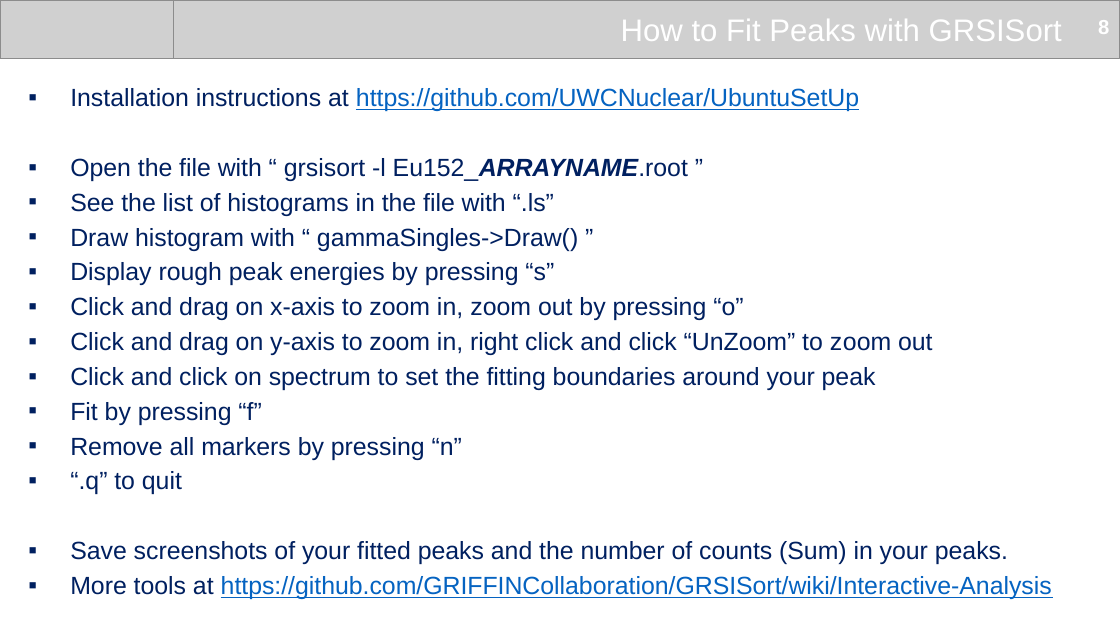
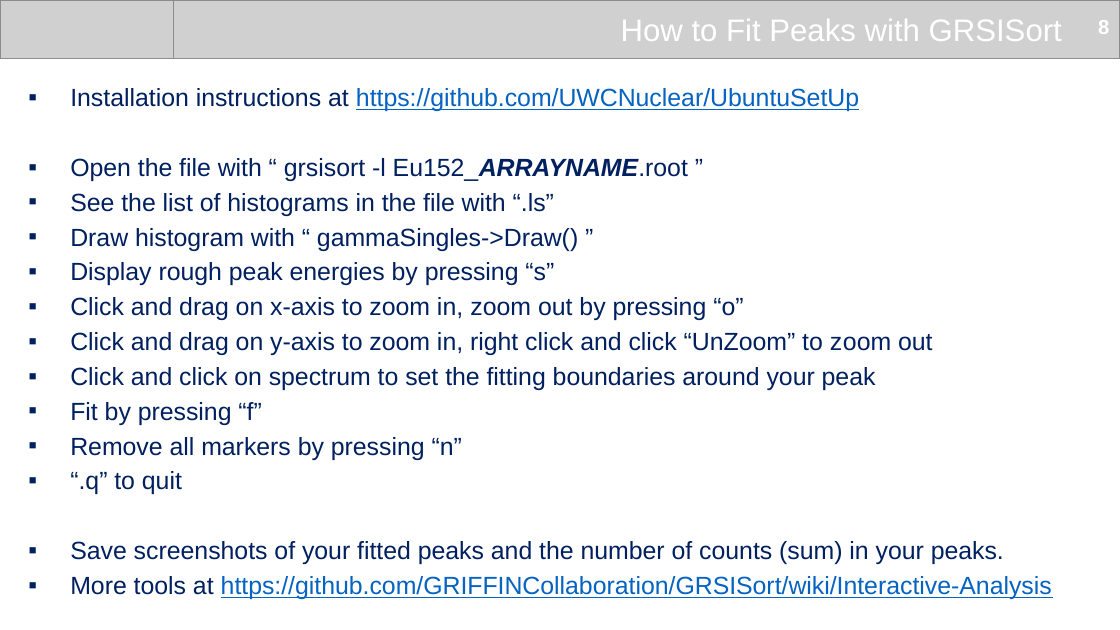
Before and after one commit to UWCNuclear/DetectorEfficiency, a slide deck: slide 8 of Introduction.pptx. Drawn at 1120x630 pixels with LibreOffice and Linux fonts; fonts in the diff are those of the drawing; grey boxes stand for pictures. Boxes give left, top, right and bottom in pixels: in the first picture for what was removed or moved away, otherwise in the second. Text is boxed around its words. In the diff, an @@ line names an element or a change of style, - is before the commit and + after.

```diff
--- a/Introduction.pptx
+++ b/Introduction.pptx
@@ text at [70,541,1004,564]: text changed @@
-▪ Save screenshots of your fitted peaks and the number of counts (Sum) in your peaks.
+▪ Save screenshots of your fitted peaks and the number of counts (sum) in your peaks.
```
Also in this commit, not shown: 1 other slide changed, 1 other file.
